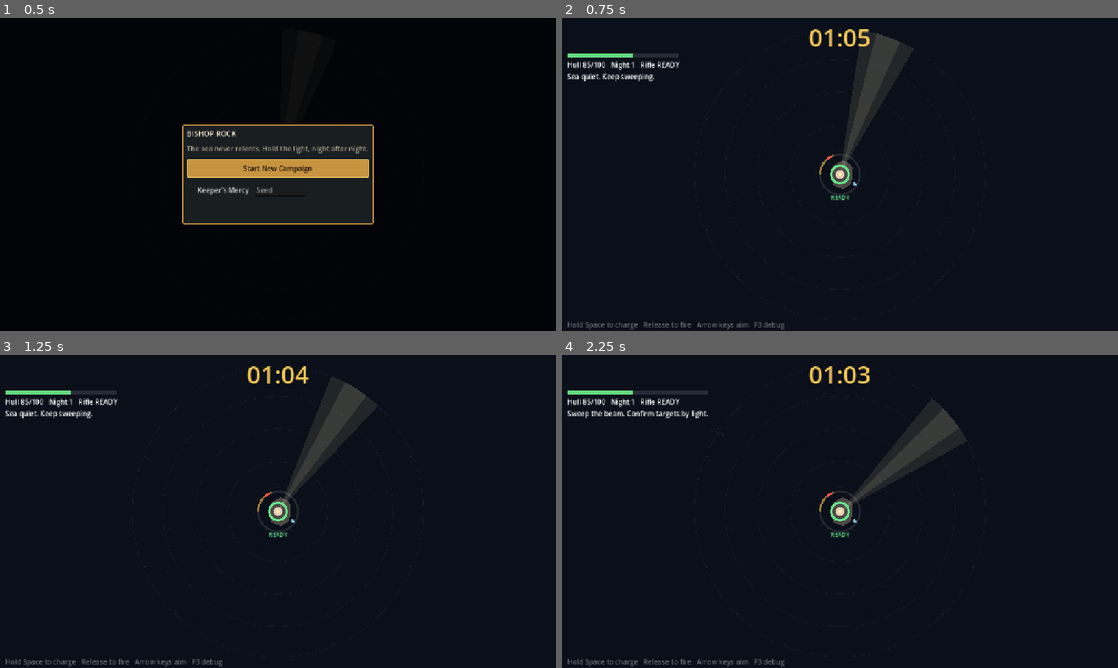
Above: before the commit, frames 1-4 (two rows, left to right).
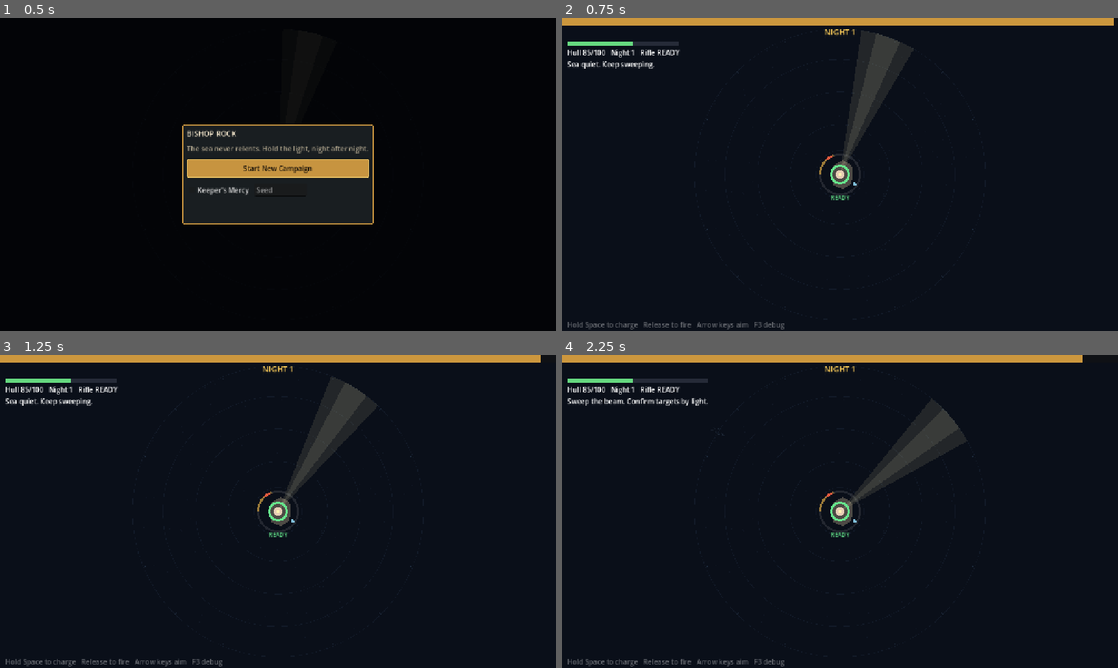
Above: after the commit, the same moments.

Repository: favet/Bishop-Rock
Game: Godot game, scene res://scenes/main/Main.tscn
The game is run twice, just before and just after one commit, with the same random seed, the same clock (stepped at 60 frames per second) and the same inputs.
Inputs (mouse positions are in pixels of both pictures, inside the frame that each line leads up to):
- Up to frame 1 (0.5 s): no input
- Up to frame 2 (0.75 s): click "Start New Campaign" at 0.5 s
- Up to frame 3 (1.25 s): no input
- Up to frame 4 (2.25 s): move the mouse to (962, 495) at 1.27 s; hold Down (beam_precision) 1.28-2.03 s; move the mouse to (728, 527) at 2.02 s; tap Left (beam_rotate_ccw) at 2.1 s

Frame 1 is identical in both runs. In frame 2, 4.0% of the frame differs, in the area x 0-100%, y 0-21%; in frame 3, 3.9%; in frame 4, 4.1%, in the area x 0-94%, y 0-21%.

Commit message:
Rework timer pacing and day tabs

Diff:
--- a/scripts/campaign/run_state.gd
+++ b/scripts/campaign/run_state.gd
@@ -513,7 +513,7 @@
 			"start_interval": 3.6,
 			"min_interval": 2.8,
 			"first_spawn_delay": 1.5,
-			"night_duration": 65.0,
+			"spawn_window": 24.0,
 			"use_v0_hazards": false,
 		}
 	if day <= 4:
@@ -527,7 +527,7 @@
 			"start_interval": 3.4,
 			"min_interval": 2.4,
 			"first_spawn_delay": 1.2,
-			"night_duration": 75.0,
+			"spawn_window": 30.0,
 			"use_v0_hazards": false,
 		}
 	if day <= 9:
@@ -541,7 +541,7 @@
 			"start_interval": 3.2,
 			"min_interval": 2.2,
 			"first_spawn_delay": 1.2,
-			"night_duration": 90.0,
+			"spawn_window": 38.0,
 			"use_v0_hazards": false,
 		}
 	if day <= 14:
@@ -555,7 +555,7 @@
 			"start_interval": 3.0,
 			"min_interval": 1.9,
 			"first_spawn_delay": 1.0,
-			"night_duration": 100.0,
+			"spawn_window": 46.0,
 			"use_v0_hazards": false,
 		}
 	# Day 15+: unbounded multiplicative growth. There is no final day — the
@@ -571,7 +571,7 @@
 		"start_interval": maxf(2.6 * pow(0.985, over), 1.2),
 		"min_interval": maxf(1.5 * pow(0.985, over), 0.7),
 		"first_spawn_delay": 1.0,
-		"night_duration": minf(110.0 + float(over), 150.0),
+		"spawn_window": minf(52.0 + float(over) * 1.5, 85.0),
 		"use_v0_hazards": false,
 	}
 
--- a/scripts/core/boat_spawner.gd
+++ b/scripts/core/boat_spawner.gd
@@ -25,6 +25,7 @@
 @export var min_interval: float = 1.5
 @export var ramp_duration: float = 120.0
 @export var first_spawn_delay: float = 1.5
+@export var spawn_window: float = 35.0
 @export var wave_size: int = 24  ## total boats for the night; spawning stops once reached
 @export var max_simultaneous: int = 99
 @export var speed_scale: float = 1.0
@@ -33,7 +34,6 @@
 var spawned_count: int = 0
 
 var _elapsed: float = 0.0
-var _timer: float = 0.0
 var _gun: MainGun
 # Deterministic per (run seed, day): the same night replays with the same
 # boats regardless of restarts. Boat TYPES come from CampaignState.night_plan()
@@ -43,7 +43,6 @@
 var _plan: Array[String] = []
 
 func _ready() -> void:
-	_timer = first_spawn_delay
 	_rng = CampaignState.night_rng()
 	_plan = CampaignState.night_plan()
 
@@ -57,14 +56,25 @@
 	var scaled_delta := delta * (_gun.world_time_scale() if _gun != null else 1.0)
 
 	_elapsed += scaled_delta
-	_timer -= scaled_delta
-	if _timer <= 0.0:
-		_timer = current_interval()
+	if _elapsed >= _spawn_time_for(spawned_count):
 		_spawn()
 
 func current_interval() -> float:
 	var t := clampf(_elapsed / ramp_duration, 0.0, 1.0)
 	return lerpf(start_interval, min_interval, t)
+
+func spawn_window_remaining() -> float:
+	return maxf(spawn_window - _elapsed, 0.0)
+
+func spawn_progress_fraction() -> float:
+	return clampf(_elapsed / maxf(spawn_window, 0.1), 0.0, 1.0)
+
+func _spawn_time_for(index: int) -> float:
+	if wave_size <= 1:
+		return first_spawn_delay
+	var usable_window := maxf(spawn_window - first_spawn_delay, 0.1)
+	var spacing := usable_window / float(wave_size - 1)
+	return first_spawn_delay + spacing * float(index)
 
 func remaining_to_spawn() -> int:
 	return maxi(wave_size - spawned_count, 0)
--- a/scripts/core/night_board.gd
+++ b/scripts/core/night_board.gd
@@ -153,7 +153,8 @@
 	spawner.start_interval = float(profile["start_interval"])
 	spawner.min_interval = float(profile["min_interval"])
 	spawner.first_spawn_delay = float(profile["first_spawn_delay"])
-	night_duration = float(profile.get("night_duration", 65.0))
+	spawner.spawn_window = float(profile.get("spawn_window", profile.get("night_duration", 35.0)))
+	night_duration = spawner.spawn_window
 	lighthouse.max_health = CampaignState.max_hull
 	lighthouse.health = CampaignState.hull
 	_beam.turn_speed_multiplier = CampaignState.beam_turn_multiplier()
@@ -189,7 +190,7 @@
 			return
 
 func _check_for_dawn() -> void:
-	if _dawn_emitted or elapsed < night_duration or not spawner.wave_complete() or get_tree().get_nodes_in_group("boats").size() > 0:
+	if _dawn_emitted or not spawner.wave_complete() or get_tree().get_nodes_in_group("boats").size() > 0:
 		return
 	_dawn_emitted = true
 	spawner.active = false
@@ -246,7 +247,10 @@
 	return ceili(damage * 0.7) if CampaignState.mercy else damage
 
 func time_remaining() -> float:
-	return maxf(night_duration - elapsed, 0.0)
+	return spawner.spawn_window_remaining()
+
+func time_progress_fraction() -> float:
+	return spawner.spawn_progress_fraction()
 
 func _float_text(pos: Vector2, text: String, color: Color, size: int = 16, perfect: bool = false) -> void:
 	_floating_texts.append({
--- a/scripts/main/main.gd
+++ b/scripts/main/main.gd
@@ -27,13 +27,13 @@
 var _campaign_layer: CanvasLayer
 var _day_root: Control
 var _top_bar: HBoxContainer
-var _hull_fill: ColorRect
+var _hull_fill: ProgressBar
 var _hull_label: Label
 var _daylight_tokens: Array[Control] = []
 var _daylight_preview_spend: int = 0
-var _light_list: VBoxContainer
-var _prov_list: VBoxContainer
-var _project_list: VBoxContainer
+var _light_list: GridContainer
+var _prov_list: GridContainer
+var _project_list: GridContainer
 var _tonight_holder: VBoxContainer
 var _today_event_holder: VBoxContainer
 var _log_label: Label
@@ -232,17 +232,29 @@
 	_top_bar.add_theme_constant_override("separation", 10)
 	layout.add_child(_top_bar)
 
-	var body := HBoxContainer.new()
+	var body := TabContainer.new()
+	body.name = "DayTabs"
 	body.size_flags_vertical = Control.SIZE_EXPAND_FILL
-	body.add_theme_constant_override("separation", 14)
+	body.add_theme_font_size_override("font_size", 18)
+	body.add_theme_color_override("font_selected_color", TEXT)
+	body.add_theme_color_override("font_unselected_color", MUTED)
+	body.add_theme_stylebox_override("panel", _panel_style(Color(0.055, 0.065, 0.07), BRASS_DARK, 1))
+	body.add_theme_stylebox_override("tab_selected", _panel_style(PANEL, BRASS, 2))
+	body.add_theme_stylebox_override("tab_unselected", _panel_style(Color(0.065, 0.075, 0.08), BRASS_DARK, 1))
+	body.add_theme_stylebox_override("tab_hovered", _panel_style(PANEL_HOVER, BRASS, 1))
 	layout.add_child(body)
+
+	var situation := HBoxContainer.new()
+	situation.name = "Situation"
+	situation.add_theme_constant_override("separation", 18)
+	body.add_child(situation)
 
 	# LEFT — TODAY: the situation (last night's consequence, today's event,
 	# tonight's threat). The question the other columns answer.
 	var today := VBoxContainer.new()
-	today.custom_minimum_size = Vector2(285, 0)
+	today.size_flags_horizontal = Control.SIZE_EXPAND_FILL
 	today.add_theme_constant_override("separation", 10)
-	body.add_child(today)
+	situation.add_child(today)
 	var today_header := Label.new()
 	today_header.text = "TODAY"
 	today_header.add_theme_font_size_override("font_size", 18)
@@ -251,26 +263,24 @@
 	today.add_child(_morning_report())
 	_today_event_holder = VBoxContainer.new()
 	today.add_child(_today_event_holder)
+	var tonight := VBoxContainer.new()
+	tonight.size_flags_horizontal = Control.SIZE_EXPAND_FILL
+	tonight.add_theme_constant_override("separation", 10)
+	situation.add_child(tonight)
 	_tonight_holder = VBoxContainer.new()
-	today.add_child(_tonight_holder)
-
-	_light_list = _card_column(body, "KEEP THE LIGHT")
-	_prov_list = _card_column(body, "PROVISIONS")
-
-	var right := VBoxContainer.new()
-	right.size_flags_horizontal = Control.SIZE_EXPAND_FILL
-	right.add_theme_constant_override("separation", 10)
-	body.add_child(right)
-	var workshop := Label.new()
-	workshop.text = "WORKSHOP"
-	workshop.add_theme_font_size_override("font_size", 18)
-	workshop.add_theme_color_override("font_color", BRASS)
-	right.add_child(workshop)
-	_project_list = VBoxContainer.new()
-	_project_list.size_flags_horizontal = Control.SIZE_EXPAND_FILL
-	_project_list.size_flags_vertical = Control.SIZE_EXPAND_FILL
-	_project_list.add_theme_constant_override("separation", 8)
-	right.add_child(_project_list)
+	tonight.add_child(_tonight_holder)
+
+	var light_page := _tab_page("Keep Light")
+	body.add_child(light_page)
+	_light_list = _card_grid(light_page)
+
+	var prov_page := _tab_page("Provisions")
+	body.add_child(prov_page)
+	_prov_list = _card_grid(prov_page)
+
+	var workshop_page := _tab_page("Workshop")
+	body.add_child(workshop_page)
+	_project_list = _card_grid(workshop_page)
 
 	var footer := HBoxContainer.new()
 	footer.add_theme_constant_override("separation", 14)
@@ -311,24 +321,22 @@
 	_refresh_day_ui()
 	_rebuild_day_cards()
 
-func _card_column(parent: HBoxContainer, title: String) -> VBoxContainer:
-	var column := VBoxContainer.new()
-	column.custom_minimum_size = Vector2(305, 0)
-	column.size_flags_vertical = Control.SIZE_EXPAND_FILL
-	column.add_theme_constant_override("separation", 8)
-	parent.add_child(column)
-	var header := Label.new()
-	header.text = title
-	header.add_theme_font_size_override("font_size", 18)
-	header.add_theme_color_override("font_color", BRASS)
-	column.add_child(header)
-	# Current content fits in one board-like page.
-	var list := VBoxContainer.new()
-	list.size_flags_horizontal = Control.SIZE_EXPAND_FILL
-	list.size_flags_vertical = Control.SIZE_EXPAND_FILL
-	list.add_theme_constant_override("separation", 8)
-	column.add_child(list)
-	return list
+func _tab_page(title: String) -> MarginContainer:
+	var page := MarginContainer.new()
+	page.name = title
+	for side in ["left", "right", "top", "bottom"]:
+		page.add_theme_constant_override("margin_" + side, 14)
+	return page
+
+func _card_grid(parent: Control) -> GridContainer:
+	var grid := GridContainer.new()
+	grid.columns = 2
+	grid.size_flags_horizontal = Control.SIZE_EXPAND_FILL
+	grid.size_flags_vertical = Control.SIZE_EXPAND_FILL
+	grid.add_theme_constant_override("h_separation", 14)
+	grid.add_theme_constant_override("v_separation", 14)
+	parent.add_child(grid)
+	return grid
 
 func _rebuild_day_cards() -> void:
 	for list in [_light_list, _prov_list, _project_list, _today_event_holder]:
@@ -486,6 +494,7 @@
 func _project_card(project_id: String) -> VBoxContainer:
 	var project := CampaignState.project_def(project_id)
 	var box := VBoxContainer.new()
+	box.size_flags_horizontal = Control.SIZE_EXPAND_FILL
 	box.add_theme_constant_override("separation", 4)
 	var wrap := PanelContainer.new()
 	wrap.tooltip_text = _project_tooltip(project["start_cost"])
@@ -707,16 +716,19 @@
 	_hull_label.text = "HULL %d/%d" % [CampaignState.hull, CampaignState.max_hull]
 	_hull_label.add_theme_color_override("font_color", TEXT)
 	rows.add_child(_hull_label)
-	var bg := ColorRect.new()
-	bg.custom_minimum_size = Vector2(140, 8)
-	bg.clip_contents = true
-	bg.color = Color(0.16, 0.17, 0.17)
-	rows.add_child(bg)
-	_hull_fill = ColorRect.new()
-	_hull_fill.size = Vector2(140.0 * clampf(float(CampaignState.hull) / float(CampaignState.max_hull), 0.0, 1.0), 8)
-	_hull_fill.custom_minimum_size = Vector2(_hull_fill.size.x, 8)
-	_hull_fill.color = GREEN if CampaignState.hull > CampaignState.max_hull * 0.35 else RED
-	bg.add_child(_hull_fill)
+	_hull_fill = ProgressBar.new()
+	_hull_fill.custom_minimum_size = Vector2(140, 10)
+	_hull_fill.min_value = 0.0
+	_hull_fill.max_value = float(CampaignState.max_hull)
+	_hull_fill.value = float(CampaignState.hull)
+	_hull_fill.show_percentage = false
+	var bg_style := StyleBoxFlat.new()
+	bg_style.bg_color = Color(0.16, 0.17, 0.17)
+	var fill_style := StyleBoxFlat.new()
+	fill_style.bg_color = GREEN if CampaignState.hull > CampaignState.max_hull * 0.35 else RED
+	_hull_fill.add_theme_stylebox_override("background", bg_style)
+	_hull_fill.add_theme_stylebox_override("fill", fill_style)
+	rows.add_child(_hull_fill)
 	return wrap
 
 func _daylight_resource() -> PanelContainer:
@@ -781,6 +793,7 @@
 func _base_card_button() -> Button:
 	var button := Button.new()
 	button.custom_minimum_size = Vector2(0, 92)
+	button.size_flags_horizontal = Control.SIZE_EXPAND_FILL
 	button.alignment = HORIZONTAL_ALIGNMENT_LEFT
 	button.add_theme_color_override("font_color", TEXT)
 	button.add_theme_stylebox_override("normal", _panel_style(Color(0.075, 0.085, 0.085), BRASS_DARK, 1))
--- a/tests/day_ui_check.gd
+++ b/tests/day_ui_check.gd
@@ -45,8 +45,8 @@
 		assert(main._daylight_tokens[i].modulate.a > 0.9, "tokens must restore after hover")
 
 	# Hull bar fill matches the label's own denominator (79/85, not /100).
-	var expected := 140.0 * 79.0 / 85.0
-	assert(absf(main._hull_fill.size.x - expected) < 0.5, "hull fill must use max_hull")
+	assert(main._hull_fill.max_value == 85.0, "hull bar must use max_hull")
+	assert(main._hull_fill.value == 79.0, "hull bar must use current hull")
 	assert(main._hull_label.text == "HULL 79/85")
 
 	# One screen: both action groups and all projects visible at once.
@@ -55,6 +55,8 @@
 	assert(main._project_list.get_child_count() == CampaignState.START_PROJECTS.size())
 	assert(main.find_children("*", "ScrollContainer", true, false).is_empty(),
 		"day hub must not use scrollbars at current content level")
+	assert(not main.find_children("DayTabs", "TabContainer", true, false).is_empty(),
+		"day hub must use focused tab pages")
 
 	# The Tonight forecast tells the truth: it counts the same plan the
 	# spawner will consume.
--- a/ui/hud.gd
+++ b/ui/hud.gd
@@ -12,7 +12,9 @@
 var _health_fill: ColorRect
 var _status: Label
 var _enemy_status: Label
-var _timer_label: Label
+var _timer_track: ColorRect
+var _timer_fill: ColorRect
+var _timer_text: Label
 var _game_over: Control
 var _game_over_label: Label
 
@@ -90,10 +92,14 @@
 		_enemy_status.text = "Sea quiet. Keep sweeping.%s" % tally
 
 func _update_timer() -> void:
-	var seconds := ceili(_board.time_remaining())
-	var minutes := seconds / 60
-	var remainder := seconds % 60
-	_timer_label.text = "%02d:%02d" % [minutes, remainder]
+	var width := get_viewport().get_visible_rect().size.x
+	var fraction := 1.0 - _board.time_progress_fraction()
+	_timer_track.size.x = width
+	_timer_fill.size = Vector2(width * fraction, 18)
+	if _board.spawner.wave_complete():
+		_timer_text.text = "CLEAR THE SEA"
+	else:
+		_timer_text.text = "NIGHT %d" % CampaignState.day
 
 func _update_damage_feedback(delta: float) -> void:
 	if _damage_pulse_age >= 0.0:
@@ -122,18 +128,29 @@
 	_health_lag_t = 0.0
 
 func _build_ui() -> void:
-	_timer_label = Label.new()
-	_timer_label.set_anchors_preset(Control.PRESET_TOP_WIDE)
-	_timer_label.offset_top = 6
-	_timer_label.offset_bottom = 74
-	_timer_label.horizontal_alignment = HORIZONTAL_ALIGNMENT_CENTER
-	_timer_label.vertical_alignment = VERTICAL_ALIGNMENT_CENTER
-	_timer_label.add_theme_font_size_override("font_size", 56)
-	_timer_label.add_theme_color_override("font_color", Color(0.96, 0.78, 0.34))
-	add_child(_timer_label)
+	_timer_track = ColorRect.new()
+	_timer_track.color = Color(0.06, 0.07, 0.08, 0.9)
+	_timer_track.set_anchors_preset(Control.PRESET_TOP_WIDE)
+	_timer_track.offset_top = 0
+	_timer_track.offset_bottom = 18
+	add_child(_timer_track)
+
+	_timer_fill = ColorRect.new()
+	_timer_fill.color = Color(0.84, 0.62, 0.25, 0.95)
+	_timer_track.add_child(_timer_fill)
+
+	_timer_text = Label.new()
+	_timer_text.set_anchors_preset(Control.PRESET_TOP_WIDE)
+	_timer_text.offset_top = 18
+	_timer_text.offset_bottom = 46
+	_timer_text.horizontal_alignment = HORIZONTAL_ALIGNMENT_CENTER
+	_timer_text.vertical_alignment = VERTICAL_ALIGNMENT_CENTER
+	_timer_text.add_theme_font_size_override("font_size", 18)
+	_timer_text.add_theme_color_override("font_color", Color(0.96, 0.78, 0.34))
+	add_child(_timer_text)
 
 	var panel := VBoxContainer.new()
-	panel.position = Vector2(12, 82)
+	panel.position = Vector2(12, 54)
 	add_child(panel)
 	_build_health_bar(panel)
 	_status = Label.new()
Not shown, changed: Docs/CAMPAIGN_LOOP_V1.md
Not shown, changed: Docs/DAY_REDESIGN.md
